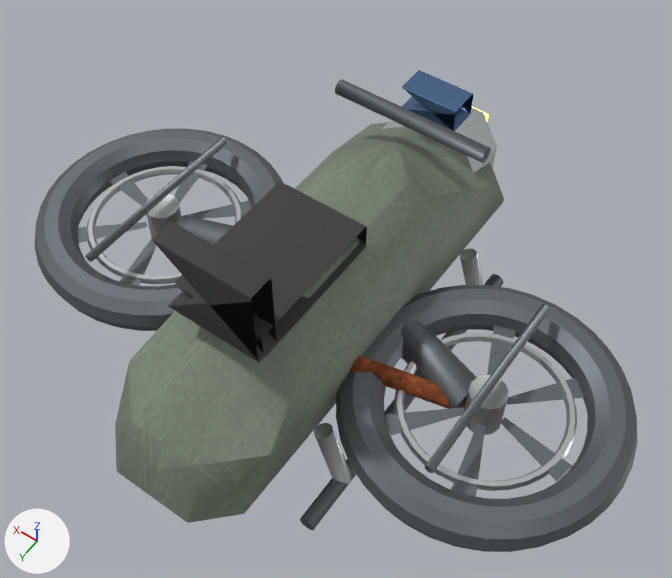
The glTF model public/assets/vehicles/rastro_av4.glb: old version first, new version second.
Both versions are drawn from a 50 mm lens placed at (-1.69, 2.3, 4.25), pointed at (-0.09, 0.06, 0.73). The axes (+X, +Y, +Z) are drawn at lower left. The lights are the same throughout. The older version comes first. Where no turn or scale is listed for an object, it has been applied to the vertices. Vertices at exactly the same position are counted once.

The first picture shows 'rastro_av4_ROTOR_helice_-1', 'rastro_av4_ROTOR_helice_1', 'rastro_av4_metal_brushed', 'rastro_av4_paint_olive', 'rastro_av4_rubber_v', 'rastro_av4_rust_gen', 'rastro_av4_solar', 'rastro_av4_steel_dark' and 1 more.
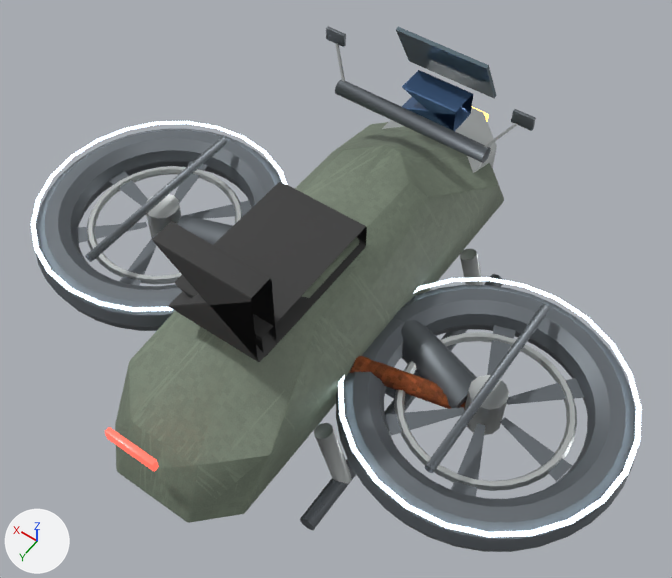
Location of each change, (x1, y1, x2, y2) in pixels of the pictures (672 x 578 px):
'rastro_av4_steel_dark', reshaped (11% taller)
    before: (35, 79, 637, 552)
    after: (36, 26, 636, 552)
'rastro_av4_lamp_cold_v', added
    after: (31, 121, 641, 537)
'rastro_av4_glass_tinted', added
    after: (396, 27, 496, 99)
'rastro_av4_lamp_red', added (red)
    after: (105, 427, 159, 472)
part 1 of me_braço_duct__1, added (mostly hidden)
    after: (385, 387, 413, 405)
part 2 of me_braço_duct__1, added
    after: (511, 109, 536, 131)
part 3 of me_braço_duct__1, added
    after: (326, 26, 346, 47)

Patch to the scene script:
```diff
--- a/public/assets/vehicles/rastro_av4.glb.py
+++ b/public/assets/vehicles/rastro_av4.glb.py
@@ mat_lamp_red @@
+mat_lamp_red = principled_material('lamp_red')
+mat_lamp_red.base_color = (0.7, 0.1, 0.08)  # red #da5950
+mat_lamp_red.roughness = 0.3
+mat_lamp_red.emission_color = (1.0, 0.12, 0.08)  # red #ff6150
+mat_lamp_red.emission_strength = 1.2
@@ mat_lamp_cold_v @@
+mat_lamp_cold_v = principled_material('lamp_cold_v')
+mat_lamp_cold_v.base_color = (0.9, 0.95, 1.0)  # white #f3f9ff
+mat_lamp_cold_v.roughness = 0.4
+mat_lamp_cold_v.emission_color = (0.75, 0.9, 1.0)  # pale blue #e1f3ff
+mat_lamp_cold_v.emission_strength = 2.5
@@ mat_glass_tinted @@
+mat_glass_tinted = principled_material('glass_tinted')
+mat_glass_tinted.base_color = (0.1, 0.15, 0.18)  # greyish blue #596c76
+mat_glass_tinted.roughness = 0.08
@@ me_braço_duct__1 @@
 # used by ob_rastro_av4_steel_dark; location = (0.0, 0.0, 0.0)
-me_braço_duct__1.from_pydata(...)  # 888 vertices, 1748 faces; spans x -1.65..1.65, y -0.91..0.89, z 0.09..1.25
+me_braço_duct__1.from_pydata(...)  # 1112 vertices, 2180 faces; spans x -1.65..1.65, y -0.91..0.89, z 0.09..1.43
+# me_braço_duct__1 part 1: a new loose piece of 56 vertices spanning x -0.61..-0.39, y 0.1..0.2, z 0.35..0.38, in mat_steel_dark (grey #73797e)
+# me_braço_duct__1 part 2: a new loose piece of 56 vertices spanning x -0.57..-0.46, y -0.81..-0.79, z 1.37..1.43, in mat_steel_dark (grey #73797e)
+# me_braço_duct__1 part 3: a new loose piece of 56 vertices spanning x 0.46..0.57, y -0.81..-0.79, z 1.37..1.43, in mat_steel_dark (grey #73797e)
+# other edits to the shape of me_braço_duct__1 do not show in these pictures
 me_braço_duct__1.materials.append(mat_steel_dark)
@@ me_lanterna @@
+me_lanterna.from_pydata(...)  # 56 vertices, 108 faces; spans x -0.13..0.13, y -0.015..0.015, z -0.03..0.03
+me_lanterna.materials.append(mat_lamp_red)  # red #da5950, glowing red #ff6150
@@ me_torus @@
+me_torus.from_pydata(...)  # a torus around z (ring radius 0.66, tube radius 0.01) spanning x -0.67..0.67, y -0.67..0.67, z -0.01..0.01; a torus around z (ring radius 0.66, tube radius 0.01) spanning x 1.27..2.61, y -0.67..0.67, z -0.01..0.01
+me_torus.materials.append(mat_lamp_cold_v)  # white #f3f9ff, glowing pale blue #e1f3ff
@@ me_para_brisa @@
+me_para_brisa.from_pydata([(-0.25, -0.084, -0.137), (-0.25, 0.066, 0.146), (-0.25, -0.066, -0.146), (-0.25, 0.084, 0.137), (0.25, -0.084, -0.137), (0.25, 0.066, 0.146), (0.25, -0.066, -0.146), (0.25, 0.084, 0.137)], [], [(0, 1, 3), (0, 3, 2), (2, 3, 7), (2, 7, 6), (6, 7, 5), (6, 5, 4), (4, 5, 1), (4, 1, 0), (2, 6, 4), (2, 4, 0), (7, 3, 1), (7, 1, 5)])
+me_para_brisa.materials.append(mat_glass_tinted)  # greyish blue #596c76
@@ ob_rastro_av4_lamp_red @@
+ob_rastro_av4_lamp_red = bpy.data.objects.new('rastro_av4_lamp_red', me_lanterna)
+ob_rastro_av4_lamp_red.location = (0.0, 1.32, 0.95)
@@ ob_rastro_av4_lamp_cold_v @@
+ob_rastro_av4_lamp_cold_v = bpy.data.objects.new('rastro_av4_lamp_cold_v', me_torus)
+ob_rastro_av4_lamp_cold_v.location = (-0.97, 0.12, 0.69)
@@ ob_rastro_av4_glass_tinted @@
+ob_rastro_av4_glass_tinted = bpy.data.objects.new('rastro_av4_glass_tinted', me_para_brisa)
+ob_rastro_av4_glass_tinted.location = (0.0, -1.0, 1.35)
```
